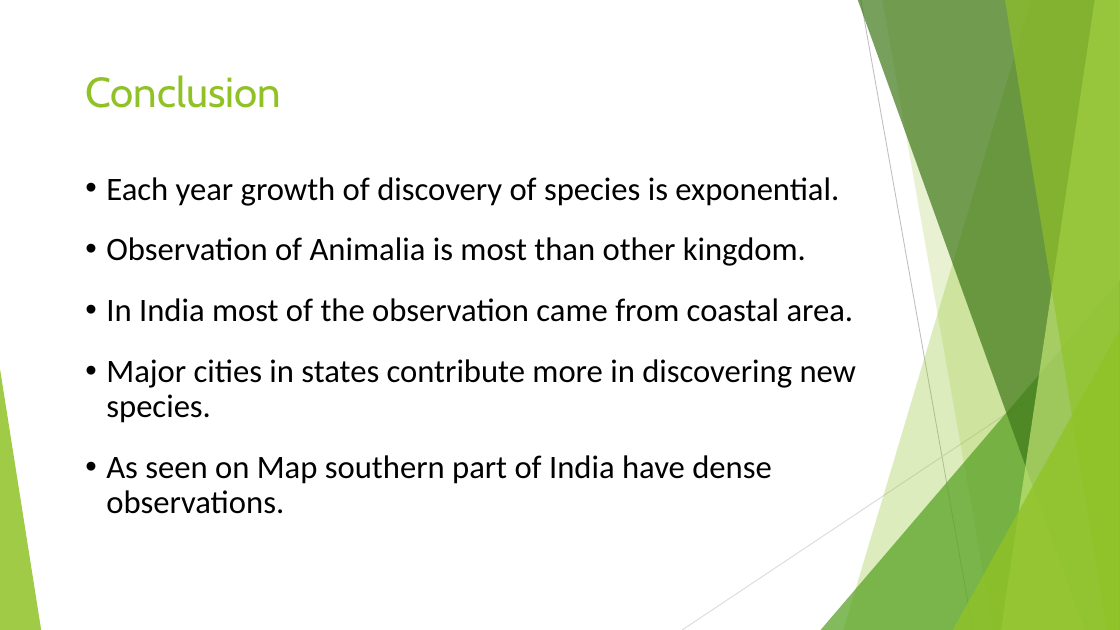
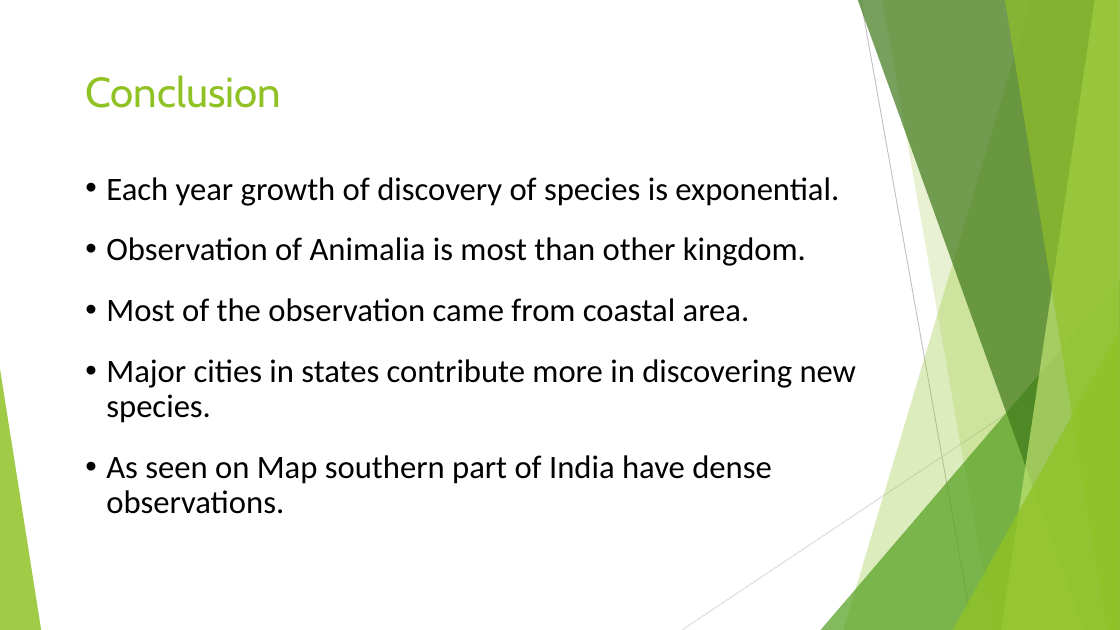
Before and after one commit to kunalgokhe/Analysis-on-observation-of-species, a slide deck: slide 28 of Presentation.pptx (slide 26 before the commit). Drawn at 1120x630 pixels with LibreOffice and Linux fonts; fonts in the diff are those of the drawing. Boxes give left, top, right and bottom in pixels: in the first picture for what was removed or moved away, otherwise in the second. Text is boxed around its words. In the diff, an @@ line names an element or a change of style, - is before the commit and + after.

```diff
--- a/Presentation.pptx
+++ b/Presentation.pptx
@@ text at bbox=[106, 298, 750, 322]: text changed @@
-• In India most of the observation came from coastal area.
+• Most of the observation came from coastal area.
```
Also in this commit, not shown: 3 other slides changed, 2 slides added, 1 other file.
